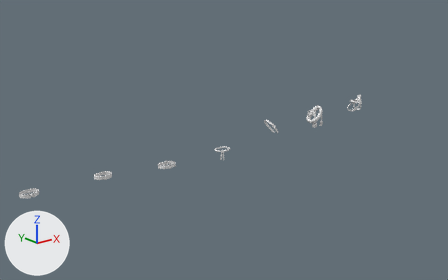
One commit to the Blender file Attires/Attires_Accessories/Attires_Accessories_Body/Attires_Accessories_Body.blend: the scene before it, then after it.
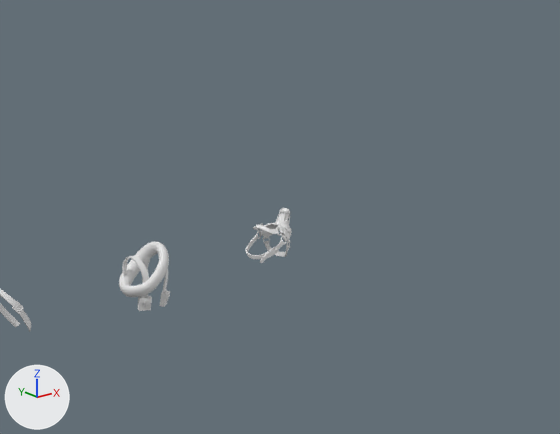
Each version appears first whole from a camera (50 mm lens) standing at (-3.8, -10.44, 5.45) and looking at (5.05, 0.62, 1.02), and next in a close-up on the part from 60% to 100% of the width and 10% to 60% of the height. The lights are fixed; the arrows at lower left show +X, +Y and +Z. The older version's two pictures come first.

Names of what the first close-up shows: 'Attire_Accessory_Body_BeltShoulder', 'Attire_Accessory_Body_ShoulderLantern', 'Attire_Accessory_Body_SoldierWear'.
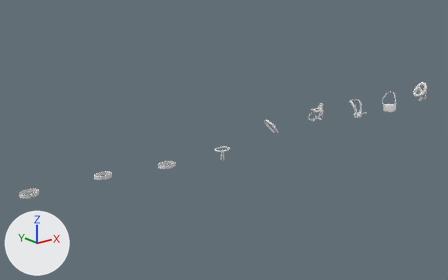
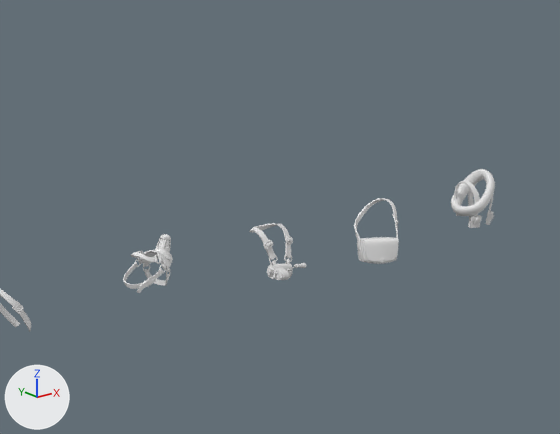
Commit message: Added some Body accessories

What differs and where, as boxes (x1, y1, x2, y2) in the close-ups (560 x 434 px):
'Attire_Accessory_Body_SoldierWear', moved: before (119, 241, 170, 311); after (451, 169, 495, 228)
'Attire_Accessory_Body_ShoulderLantern', moved: before (246, 208, 292, 263); after (123, 234, 173, 293)
'Attire_Accessory_Body_MailmanBag', added: after (354, 198, 399, 264)
'Attire_Accessory_Body_TicketMachine', added: after (249, 223, 306, 280)

What changed in the scene script:
```text
Add me_attire_accessory_body_mailmanbag:
    me_attire_accessory_body_mailmanbag.from_pydata(...)  # 1086 vertices, 1127 faces; spans x -0.311..0.173, y -0.297..0.135, z 0.983..1.516
    me_attire_accessory_body_mailmanbag.polygons.foreach_set('use_smooth', [True] * 1127)
Add me_attire_accessory_body_ticketmachine:
    me_attire_accessory_body_ticketmachine.from_pydata(...)  # 1547 vertices, 1650 faces; spans x -0.182..0.263, y -0.277..0.126, z 1.069..1.51
    me_attire_accessory_body_ticketmachine.polygons.foreach_set('use_smooth', [True] * 1650)
Change ob_attire_accessory_body_shoulderlantern:
    ob_attire_accessory_body_shoulderlantern.location: (9.0, 0.0, 0.0) -> (7.5, 0.0, 0.0)
Change ob_attire_accessory_body_soldierwear:
    ob_attire_accessory_body_soldierwear.location: (7.5, 0.0, 0.0) -> (12.0, 0.0, 0.0)
Add ob_attire_accessory_body_mailmanbag:
    ob_attire_accessory_body_mailmanbag = bpy.data.objects.new('Attire_Accessory_Body_MailmanBag', me_attire_accessory_body_mailmanbag)
    ob_attire_accessory_body_mailmanbag.location = (10.5, 0.0, 0.0)
    _m = ob_attire_accessory_body_mailmanbag.modifiers.new('WeightedNormal', 'WEIGHTED_NORMAL')
    _m.keep_sharp = True
Add ob_attire_accessory_body_ticketmachine:
    ob_attire_accessory_body_ticketmachine = bpy.data.objects.new('Attire_Accessory_Body_TicketMachine', me_attire_accessory_body_ticketmachine)
    ob_attire_accessory_body_ticketmachine.location = (9.0, 0.0, 0.0)
    _m = ob_attire_accessory_body_ticketmachine.modifiers.new('WeightedNormal', 'WEIGHTED_NORMAL')
    _m.keep_sharp = True
```
